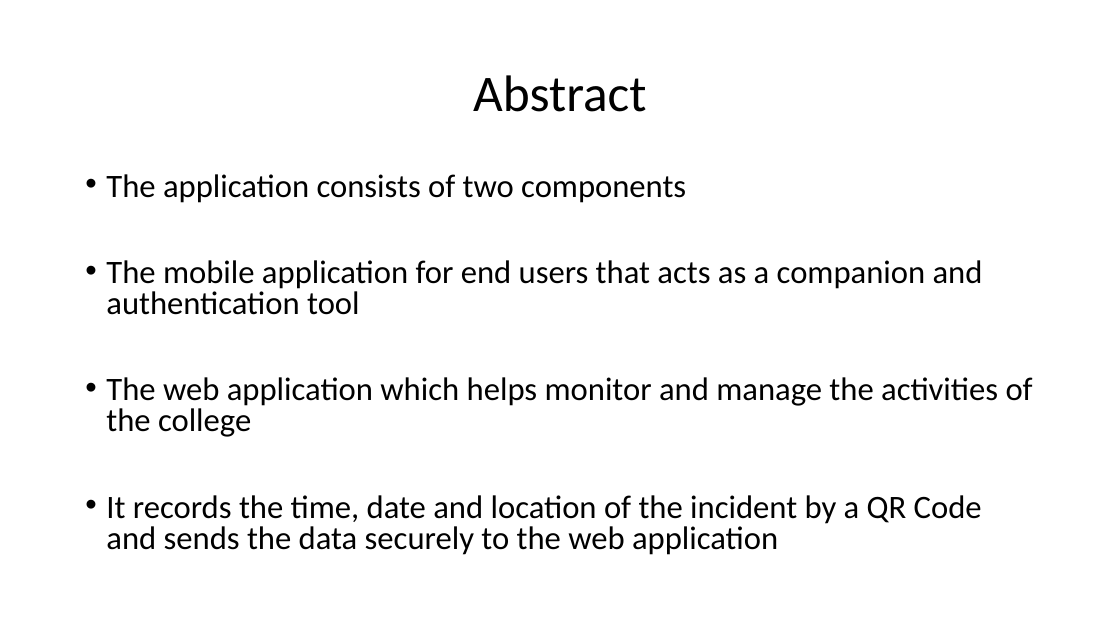
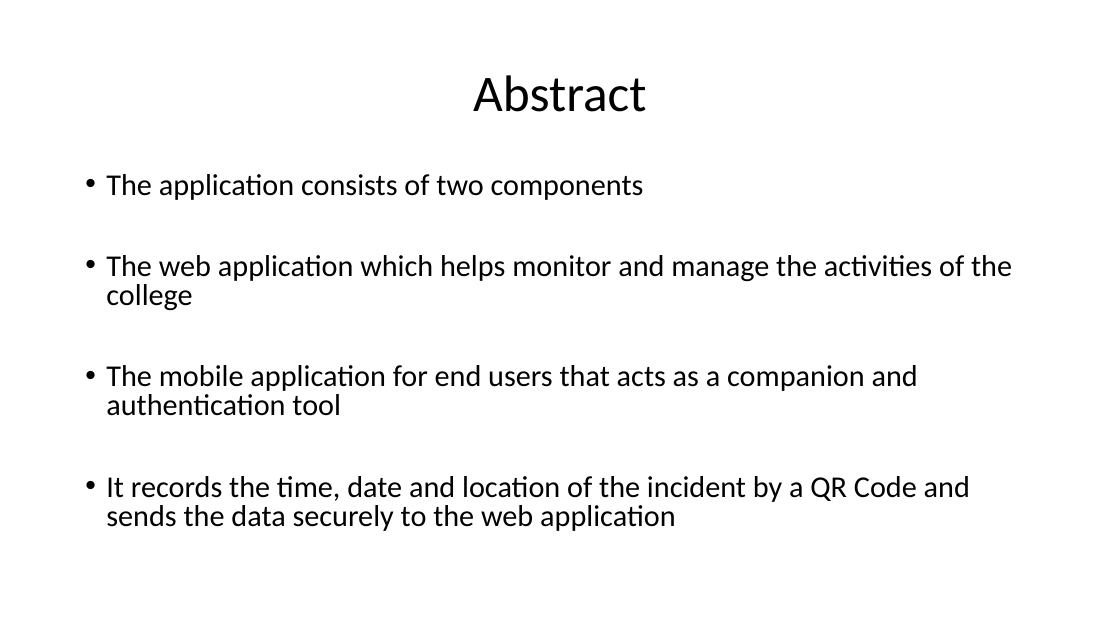
Before and after one commit to pesumca/vibhaag, a slide deck: slide 2 of docs/second_presentation/Vibhaag - Second Presentation.pptx. Drawn at 1120x630 pixels with LibreOffice and Linux fonts; fonts in the diff are those of the drawing. Boxes give left, top, right and bottom in pixels: in the first picture for what was removed or moved away, otherwise in the second. Text is boxed around its words. In the diff, an @@ line names an element or a change of style, - is before the commit and + after.

```diff
--- a/docs/second_presentation/Vibhaag - Second Presentation.pptx
+++ b/docs/second_presentation/Vibhaag - Second Presentation.pptx
@@ text at (106, 174, 970, 531): size 28 to 25.9 pt in "The application consists of two components", "The mobile application for end users that ...", "It records the time, date and location ..." @@
@@ text at (106, 255, 1012, 311): paragraph added @@
+• The web application which helps monitor and manage the activities of the college
@@ text at (106, 377, 1033, 437): paragraph removed @@
-• The web application which helps monitor and manage the activities of the college
```
Also in this commit, not shown: 3 other slides changed, 5 other files.
